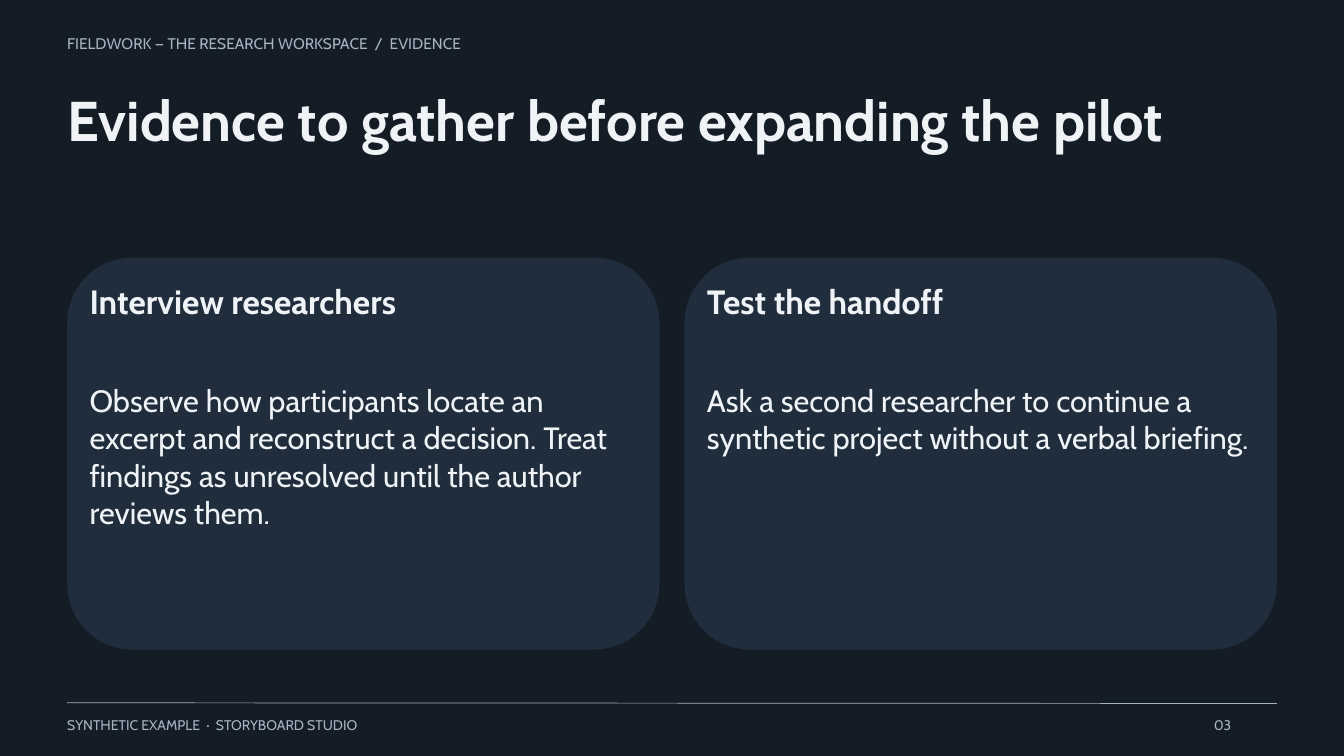
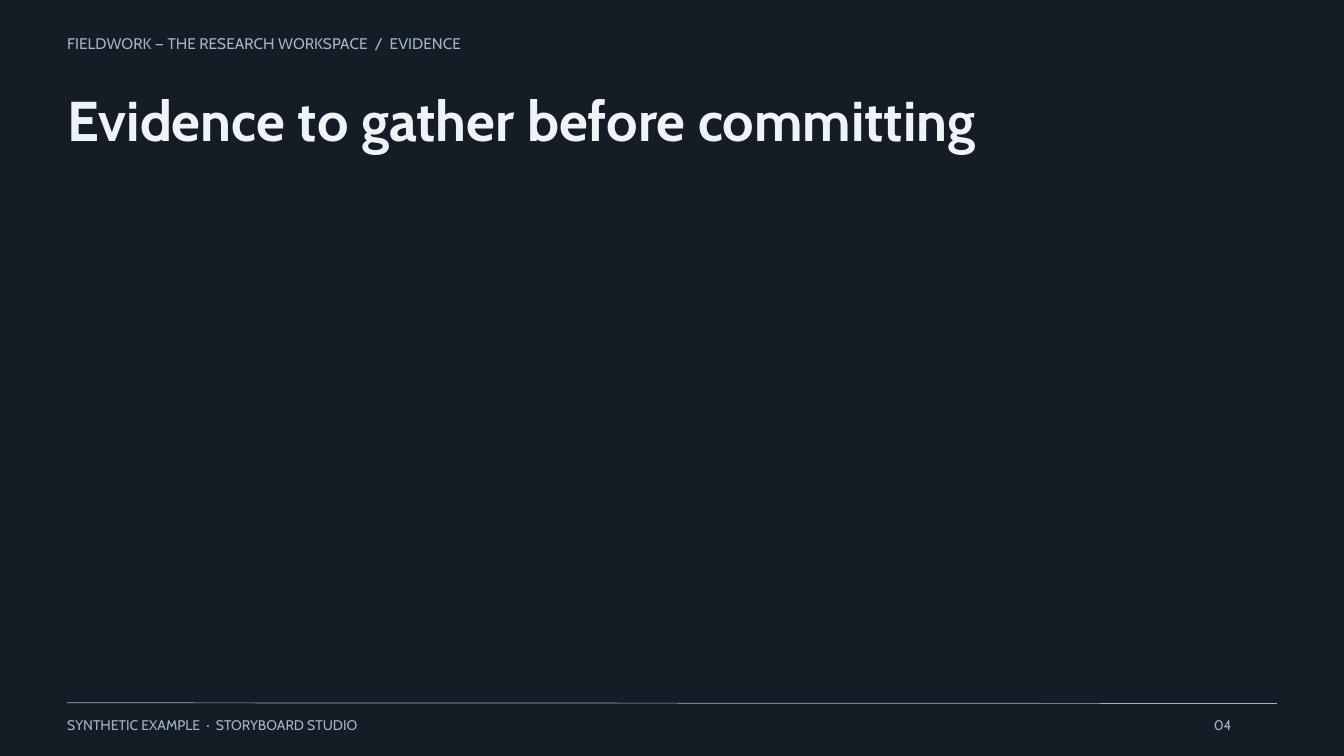
Before and after one commit to OthmaneBlial/Storyboard-Studio, a slide deck: slide 4 of gallery/native/startup-pitch/deck.pptx (slide 3 before the commit). Drawn at 1344x756 pixels with LibreOffice and Linux fonts; fonts in the diff are those of the drawing. Boxes give left, top, right and bottom in pixels: in the first picture for what was removed or moved away, otherwise in the second. Text is boxed around its words. In the diff, an @@ line names an element or a change of style, - is before the commit and + after.

```diff
--- a/gallery/native/startup-pitch/deck.pptx
+++ b/gallery/native/startup-pitch/deck.pptx
@@ text at (67,99,975,153): text changed @@
-Evidence to gather before expanding the pilot
+Evidence to gather before committing
@@ rounded rectangle removed at (68,258,660,650) @@
@@ rounded rectangle removed at (685,258,1277,650) @@
@@ text removed at (90,288,396,315) @@
-Interview researchers
@@ text removed at (707,288,944,315) @@
-Test the handoff
@@ text removed at (90,389,607,525) @@
-Observe how participants locate an
-excerpt and reconstruct a decision. Treat
-findings as unresolved until the author
-reviews them.
@@ text removed at (707,389,1249,456) @@
-Ask a second researcher to continue a
-synthetic project without a verbal briefing.
@@ text at (1214,720,1232,730): text changed @@
-03
+04
```
Also in this commit, not shown: 5 other slides changed, 3 slides added, 1 slide removed, 11 other files.
